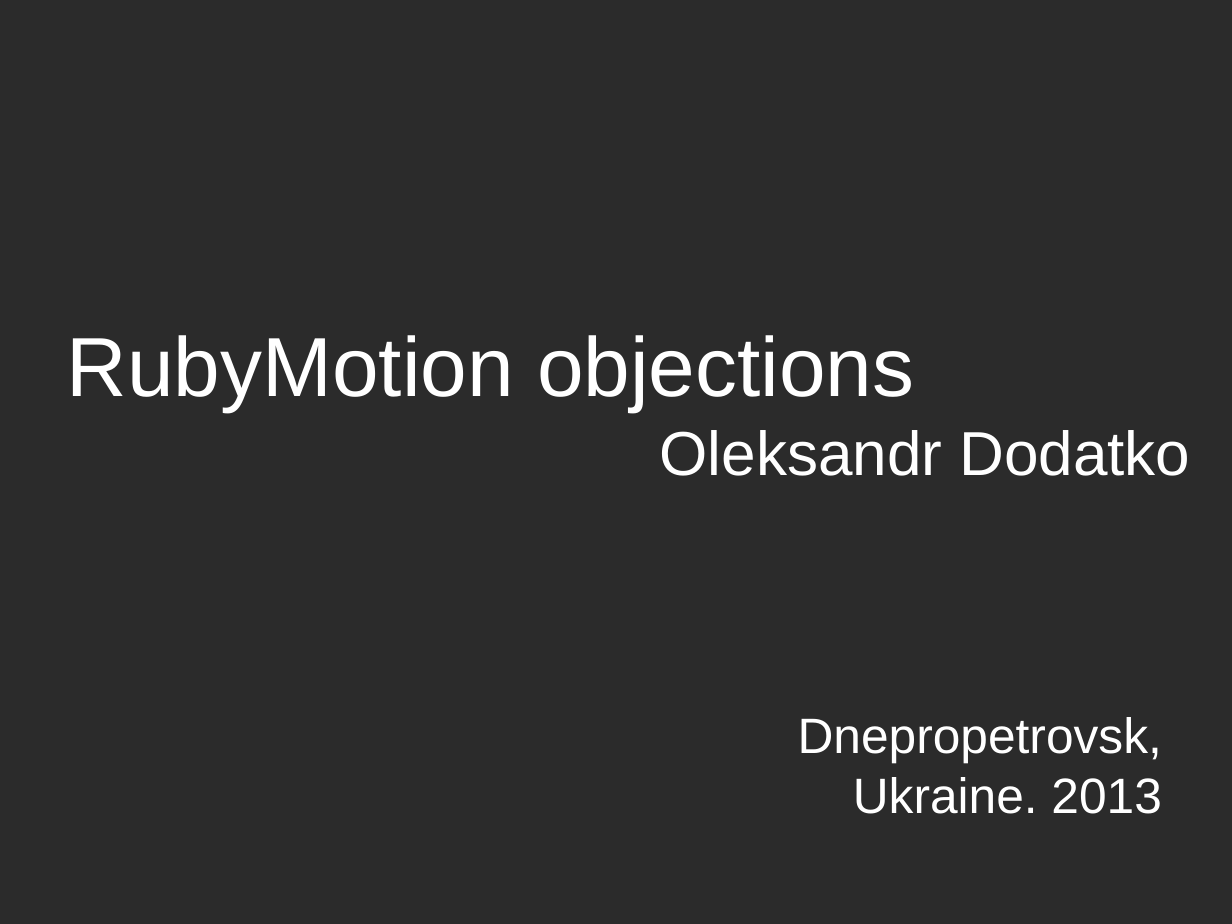
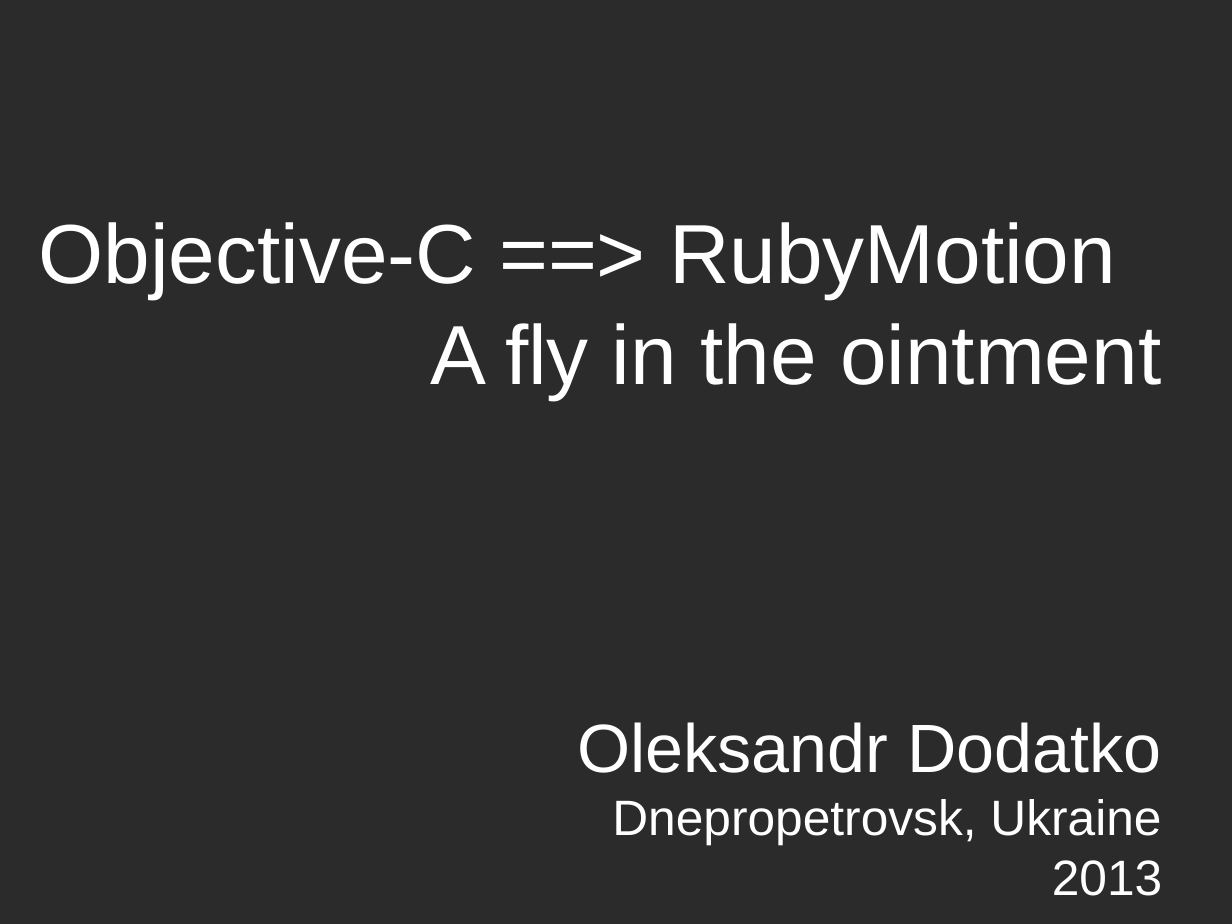
Before and after one commit to dodikk/motion-slides, a slide deck: slide 1 of motion-slides.odp. Drawn at 1232x924 pixels with LibreOffice and Linux fonts; fonts in the diff are those of the drawing; background and template pictures are left out; a plain dark background stands for a picture behind light text. Boxes give left, top, right and bottom in pixels: in the first picture for what was removed or moved away, otherwise in the second. Text is boxed around its words. In the diff, an @@ line names an element or a change of style, - is before the commit and + after.

```diff
--- a/motion-slides.odp
+++ b/motion-slides.odp
@@ text added at (38, 222, 1161, 400), 54 pt, text #FFFFFF @@
+Objective-C ==> RubyMotion
+A fly in the ointment
@@ text removed at (67, 335, 1190, 476) @@
-RubyMotion objections
-Oleksandr Dodatko
@@ text at (577, 722, 1162, 896): text changed @@
-Dnepropetrovsk, Ukraine. 2013
+Oleksandr Dodatko
+Dnepropetrovsk, Ukraine
+2013
```
Also in this commit, not shown: 6 slides added, 1 other file.
